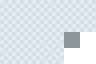
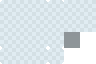
Revision of a layered 96×64 image; what changed, layer by layer:
painted on "Grass.png" over [0, 0, 64, 64]
